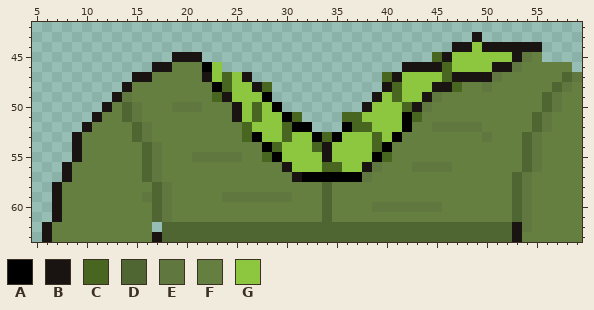
Pixel-art sprite -- sprites/spr_npc_portrait_winet/layers/a72a087c-24c6-4158-b831-e7488b8a96f3/946a5bf8-e3c6-48d2-a915-511bca8192a4.png. This is how it looked before the edit.
The file is 60x64 pixels. Shown: x 5..59, y 42..63.
Palette (. is transparent): A #000000  B #191411  C #486620  D #506632  E #60773f  F #647f3f  G #8dc73f
The result:
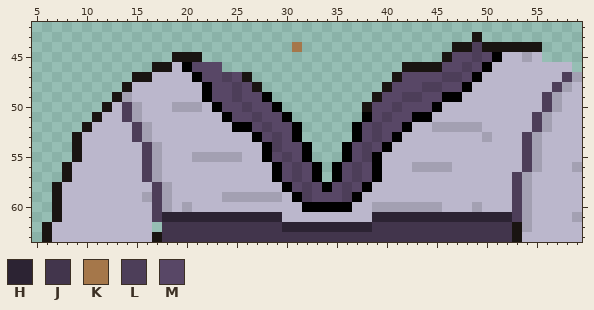
Colours new in this view: H #2c2333  J #42354c  K #a5774a  L #4d3e59  M #584766
The exact change:
{"colour":"E","old":"#60773f","new":"#a3a0b2"}
{"colour":"F","old":"#647f3f","new":"#bbb7cc"}
{"y":44,"x":31,"old":".","new":"K"}
{"y":44,"x":49,"old":"G","new":"L"}
{"y":45,"x":45,"old":"C","new":"."}
{"y":45,"x":47,"old":"GGGGGGB","new":"MMLMAFF"}
{"y":46,"x":20,"old":"FFAG","new":"AMMM"}
{"y":46,"x":46,"old":"CGGGGBBE","new":"MMLMAFFF"}
{"y":47,"x":21,"old":"FBGCG","new":"AMMLM"}
{"y":47,"x":40,"old":"C","new":"."}
{"y":47,"x":42,"old":"GGGGCBBBBE","new":"MMMMLLMAFF"}
{"y":47,"x":58,"old":"D","new":"L"}
{"y":48,"x":22,"old":"FACGG","new":"AMMLM"}
{"y":48,"x":28,"old":"C","new":"."}
{"y":48,"x":41,"old":"CGGGBBCF","new":"MMMLLMMA"}
{"y":48,"x":50,"old":"E","new":"F"}
{"y":48,"x":57,"old":"D","new":"L"}
{"y":49,"x":22,"old":"FCBGGG","new":"AMMLMM"}
{"y":49,"x":40,"old":"GCGGBEFF","new":"MMLLMMAA"}
{"y":49,"x":56,"old":"D","new":"L"}
{"y":50,"x":14,"old":"D","new":"L"}
{"y":50,"x":23,"old":"FFBGCG","new":"AMMLMM"}
{"y":50,"x":39,"old":"GGGCBEF","new":"MMLMMMA"}
{"y":50,"x":56,"old":"D","new":"L"}
{"y":51,"x":14,"old":"D","new":"L"}
{"y":51,"x":24,"old":"FBGCGG","new":"AMMLMM"}
{"y":51,"x":31,"old":"C","new":"."}
{"y":51,"x":36,"old":"CCGGGGACF","new":"..AMLMMAA"}
{"y":51,"x":55,"old":"D","new":"L"}
{"y":52,"x":15,"old":"D","new":"L"}
{"y":52,"x":25,"old":"FCGGGC","new":"AAMLMM"}
{"y":52,"x":32,"old":"A","new":"."}
{"y":52,"x":36,"old":"ACCGGG","new":".AMLMM"}
{"y":52,"x":55,"old":"D","new":"L"}
{"y":53,"x":15,"old":"D","new":"L"}
{"y":53,"x":26,"old":"C","new":"F"}
{"y":53,"x":28,"old":"GGCGGACAGGGCG","new":"MLMA.....AMLM"}
{"y":53,"x":54,"old":"D","new":"L"}
{"y":54,"x":16,"old":"D","new":"L"}
{"y":54,"x":29,"old":"CGGGCBGGGGC","new":"LMMA...AMLM"}
{"y":54,"x":54,"old":"D","new":"L"}
{"y":55,"x":16,"old":"D","new":"L"}
{"y":55,"x":28,"old":"CAGGGGBGGGG","new":"AMLMA...AML"}
{"y":55,"x":40,"old":"C","new":"F"}
{"y":55,"x":54,"old":"D","new":"L"}
{"y":56,"x":16,"old":"D","new":"L"}
{"y":56,"x":29,"old":"FBGGGCCGGBE","new":"AMLMA.AMLMA"}
{"y":56,"x":54,"old":"D","new":"L"}
{"y":56,"x":59,"old":"F","new":"E"}
{"y":57,"x":16,"old":"D","new":"L"}
{"y":57,"x":29,"old":"FFBA","new":"AMLM"}
{"y":57,"x":34,"old":"A","new":"."}
{"y":57,"x":36,"old":"AAEF","new":"MLMA"}
{"y":57,"x":53,"old":"D","new":"L"}
{"y":58,"x":17,"old":"D","new":"L"}
{"y":58,"x":30,"old":"FFFFDFFFF","new":"AMLMAMLMA"}
{"y":58,"x":53,"old":"D","new":"L"}
{"y":59,"x":17,"old":"D","new":"L"}
{"y":59,"x":30,"old":"EFFFDFFF","new":"FALMMMLA"}
{"y":59,"x":53,"old":"D","new":"L"}
{"y":60,"x":17,"old":"D","new":"L"}
{"y":60,"x":20,"old":"F","new":"E"}
{"y":60,"x":32,"old":"FFDFF","new":"AAAAA"}
{"y":60,"x":49,"old":"F","new":"E"}
{"y":60,"x":53,"old":"D","new":"L"}
{"y":61,"x":17,"old":"DEFFFFFFFFFFF","new":"LHHHHHHHHHHHH"}
{"y":61,"x":34,"old":"D","new":"F"}
{"y":61,"x":39,"old":"FFFFFFFFFFFFFFD","new":"HHHHHHHHHHHHHHL"}
{"y":61,"x":59,"old":"F","new":"E"}
{"y":62,"x":18,"old":"DDDDDDDDDDDDDDDDDDDDDDDDDDDDDDDDDDD","new":"JJJJJJJJJJJJHHHHHHHHHJJJJJJJJJJJJJJ"}
{"y":63,"x":18,"old":"DDDDDDDDDDDDDDDDDDDDDDDDDDDDDDDDDDD","new":"JJJJJJJJJJJJJJJJJJJJJJJJJJJJJJJJJJJ"}
